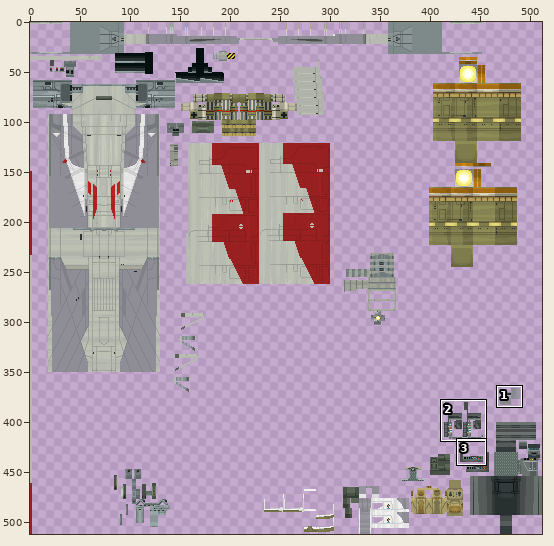
Two states of a sprite sheet, resources/models/vehicles/rz-1 awing/rz-1_default.png. The first picture is a wide view before the edit; the outline marks the close-up.
Close-up. Before:
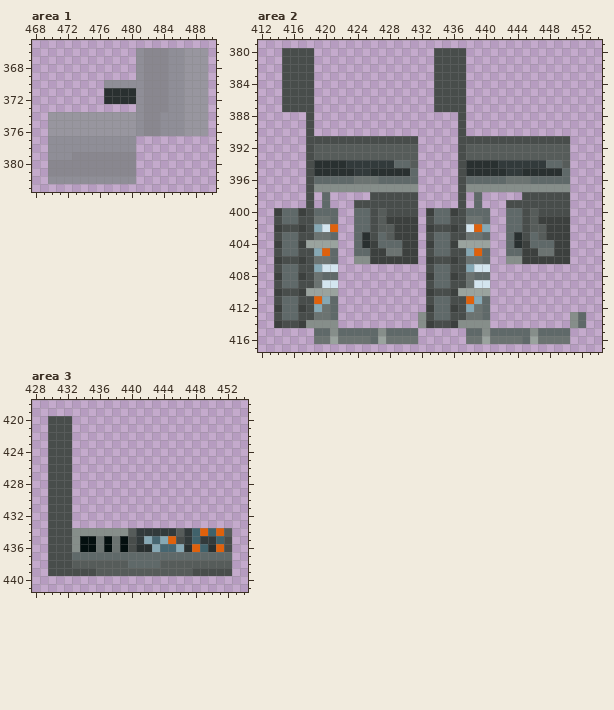
The file is 512x512 pixels. Colours within 5 levels of each other are drawn and written as one. Shown: area 1: x 468..490, y 365..383; area 2: x 412..454, y 379..417; area 3: x 428..454, y 418..441. The commit also changed other parts of the picture, which this record leaves out.
After:
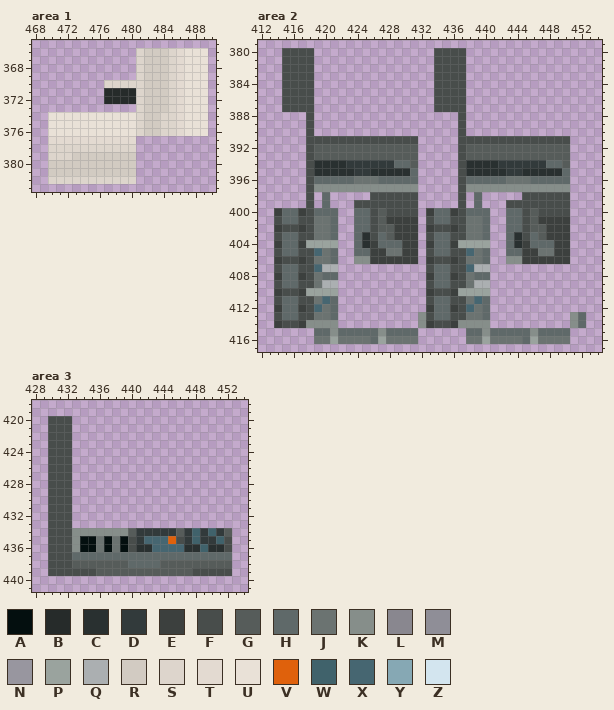
Palette (. is transparent): A #040f0f  B #262b2a  C #293030  D #323a3b  E #3c403e  F #484d4b  G #565c5a  H #5f6969  J #6b7371  K #868e8a  L #89878f  M #8f8e97  N #98969f  P #9aa39e  Q #abafb1  R #d2cbc2  S #ddd5cc  T #e3dad1  U #e9e1d7  V #df610c  W #40626b  X #466671  Y #86a8b4  Z #d3e5ef
Diff:
Area 1:
Colour C becomes colour B in rows 371 to 372 at x 477 to 480.
Colour L becomes colour R in rows 366 to 373 at x 482 to 484; in rows 374 to 376 at x 482 to 483; in row 379 at x 473 to 480; in rows 380 to 381 at x 470 to 480.
Colour M becomes colour S in rows 366 to 369 at x 481 and 485; in row 370 at x 477 to 481 and 485; in rows 371 to 373 at x 481 and 485; in rows 374 to 376 at x 481 and 484 to 485; in row 378 at x 470 to 480; in row 379 at x 470 to 472.
Colour M becomes colour S in row 382 at x 470 to 480.
Colour M becomes colour T in rows 366 to 376 at x 486; in row 377 at x 470 to 480.
Colour N becomes colour U in rows 366 to 373 at x 487 to 489; in rows 374 to 376 at x 470 to 480 and 487 to 489.
Area 2:
Colour V becomes colour H in row 402 at x 421.
Colour Y becomes colour H in row 402 at x 440.
Colour V becomes colour J in row 402 at x 439; in row 405 at x 420 and 439; in row 411 at x 419 and 438.
Colour Y becomes colour J in row 402 at x 419.
Colour Z becomes colour J in row 402 at x 420 and 438.
Colour Z becomes colour Q in row 407 at x 420 to 421 and 439 to 440; in row 409 at x 420 to 421 and 439 to 440.
Colour Y becomes colour X in row 405 at x 419 and 438; in row 407 at x 419 and 438; in row 411 at x 420 and 439; in row 412 at x 419 and 438.
Area 3:
Colour V becomes colour C in row 436 at x 448 and 451.
Colour V becomes colour D in row 434 at x 449 and 451.
Colour Y becomes colour X in row 435 at x 442 and 444; in row 436 at x 443 and 446.
